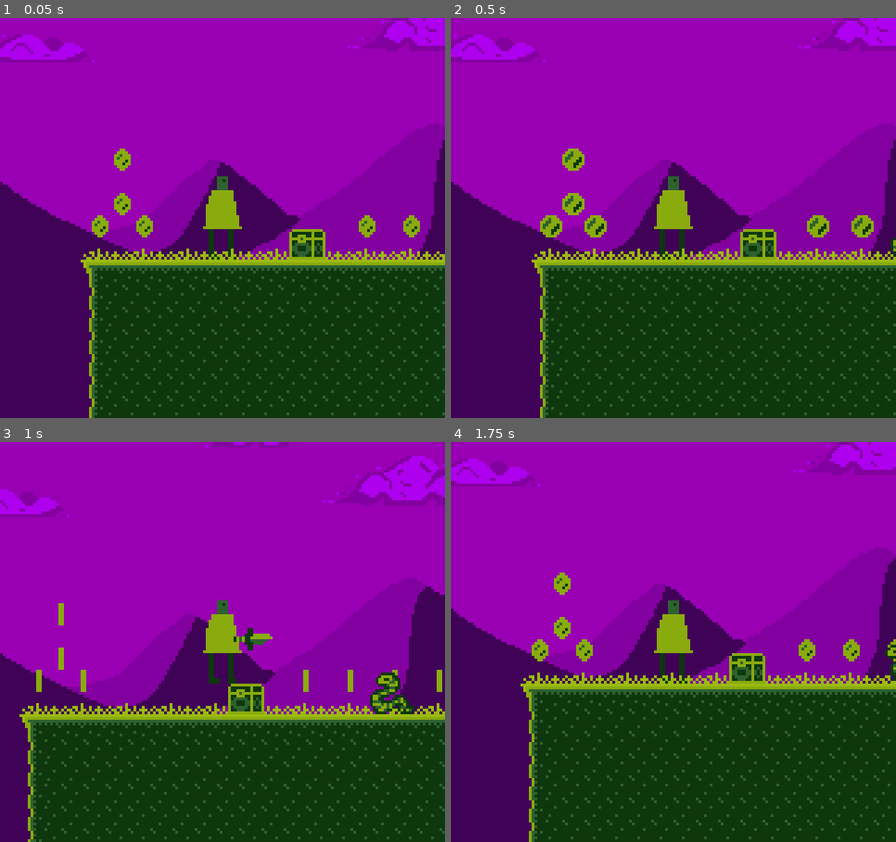
Above: before the commit, frames 1-4 (two rows, left to right).
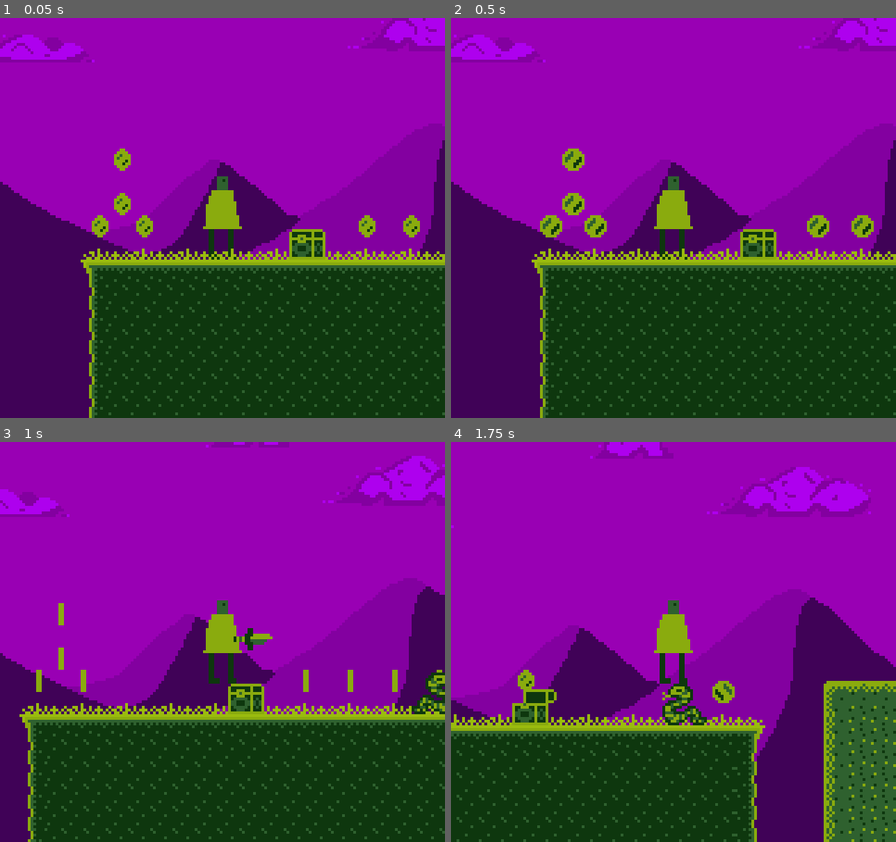
Above: after the commit, the same moments.

Repository: gutino/gamedev_studies
Game: Godot game, scene res://Assets/Levels/Level1/Level1.tscn
Two runs of this game, one before a commit and one after it. Both use one fixed random seed, a clock stepped at 60 frames per second and the inputs below.
Inputs:
- Up to frame 1 (0.05 s): no input
- Up to frame 2 (0.5 s): no input
- Up to frame 3 (1 s): hold Right (ui_right) from 0.53 s (still down); tap Z (attack) at 0.6 s; tap Space (ui_accept) at 0.77 s
- Up to frame 4 (1.75 s): keep holding Right (ui_right); tap Shift (sprint) at 1.35 s; tap Space (ui_accept) at 1.52 s

Frame 1 is identical in both runs. In frame 2, less than 0.1% of the frame differs, in the area x 98-100%, y 54-60%; in frame 3, 1.0%; in frame 4, 41%, in the area x 0-100%, y 0-100%.

Commit message:
OurSnek Behavior

Diff:
--- a/TMB_1/Assets/Actors/Characters/OurGuy/Scripts/States/Attack.gd
+++ b/TMB_1/Assets/Actors/Characters/OurGuy/Scripts/States/Attack.gd
@@ -1,9 +1,4 @@
 extends State
-
-
-
-func enter():
-
 
 func on_attack_ended():
 	#Implementar Lista
--- a/TMB_1/Assets/Actors/Characters/OurSnek/OurSnek.gd
+++ b/TMB_1/Assets/Actors/Characters/OurSnek/OurSnek.gd
@@ -1,51 +1,53 @@
 extends KinematicBody2D
 
-export(int) var RightLimit := 111
-export(int) var LeftLimit := -31
-export(float) var HorizontalAccel := 5.0
-export(float) var VerticalAccel := 5.0
+export(float) var PatrolSpeed := 10.0
+export(float) var GravitySpeed := 9.0
+export(float) var ChasingFactor := 3.0
 
-var CurrPos := Vector2()
+var IsChasing := false
 var CurrVelocity := Vector2(5, 5)
 var GoingRight := true
-var PlayerPosition := Vector2()
-var PlayerNode
+var ChasedNode
 
 func OnDamage():
 	self.queue_free()
 
 func CheckCollisions():
-	for i in get_slide_count():
-		var collision = get_slide_collision(i)
+	for i in self.get_slide_count():
+		var collision = self.get_slide_collision(i)
 		if collision.collider.has_method("OnDamage"):
 			collision.collider.OnDamage()
 
 func ChangeDirection() -> void:
 	GoingRight = !GoingRight
 	$AnimatedSprite.scale.x *= -1
+	$EdgeChecker.position.x *= -1
+
+func _physics_process(delta):
+	if !$EdgeChecker.is_colliding():
+		IsChasing = false
+		ChangeDirection()
 
 	if GoingRight:
-		CurrVelocity = Vector2(HorizontalAccel, VerticalAccel)
+		CurrVelocity = Vector2(PatrolSpeed, GravitySpeed)
 	else:
-		CurrVelocity = Vector2(-HorizontalAccel, VerticalAccel)
+		CurrVelocity = Vector2(-PatrolSpeed, GravitySpeed)
 
-func _physics_process(delta):
-	CurrPos = get_position()
-	if CurrPos.x > RightLimit || CurrPos.x < LeftLimit:
-		ChangeDirection()
+	if IsChasing:
+		CurrVelocity.x *= ChasingFactor
 
 	self.move_and_slide(CurrVelocity)
 	CheckCollisions()
 
-func PlayerOnArea() -> bool:
-	PlayerPosition = PlayerNode.get_position()
-	return PlayerPosition.x <= RightLimit && PlayerPosition.x >= LeftLimit
-
 func _process(delta):
-	if PlayerOnArea():
-		if ((PlayerPosition.x > CurrPos.x && !GoingRight)
-			|| (PlayerPosition.x < CurrPos.x && GoingRight)):
+	if IsChasing:
+		if ((ChasedNode.position.x > position.x && !GoingRight)
+			|| (ChasedNode.position.x < position.x && GoingRight)):
 			ChangeDirection()
 
-func _ready():
-	PlayerNode = get_parent().get_node("OurGuy")
+func startChasing(body):
+	IsChasing = true
+	ChasedNode = body
+
+func stopChasing(body):
+	IsChasing = false
--- a/TMB_1/Assets/Actors/Characters/OurSnek/OurSnek.tscn
+++ b/TMB_1/Assets/Actors/Characters/OurSnek/OurSnek.tscn
@@ -47,6 +47,9 @@
 "values": [ 0, 1, 0, 3 ]
 }
 
+[sub_resource type="RectangleShape2D" id=8]
+extents = Vector2( 60, 15 )
+
 [node name="OurSnek" type="KinematicBody2D"]
 collision_layer = 8
 collision_mask = 3
@@ -64,3 +67,18 @@
 [node name="AnimationPlayer" type="AnimationPlayer" parent="."]
 autoplay = "New Anim"
 "anims/New Anim" = SubResource( 7 )
+
+[node name="EdgeChecker" type="RayCast2D" parent="."]
+position = Vector2( 8, 4 )
+enabled = true
+cast_to = Vector2( 0, 5 )
+collision_mask = 2
+
+[node name="ChasingArea" type="Area2D" parent="."]
+collision_layer = 0
+
+[node name="CollisionShape2D" type="CollisionShape2D" parent="ChasingArea"]
+position = Vector2( 0, -4 )
+shape = SubResource( 8 )
+[connection signal="body_entered" from="ChasingArea" to="." method="startChasing"]
+[connection signal="body_exited" from="ChasingArea" to="." method="stopChasing"]
--- a/TMB_1/CoinSpawner.gd
+++ b/TMB_1/CoinSpawner.gd
@@ -33,8 +33,9 @@
 
 func set_Formation(new_formation:int):
 	_Formation = new_formation
-	if(Engine.editor_hint):
+	if (Engine.editor_hint):
 		self.UpdateFormation()
 
 func _ready():
-	UpdateFormation()
+	if (!Engine.editor_hint):
+		self.UpdateFormation()
Not shown: 1 places in TMB_1/Assets/Actors/Characters/OurSnek/OurSnek.tscn that only renumber resources
